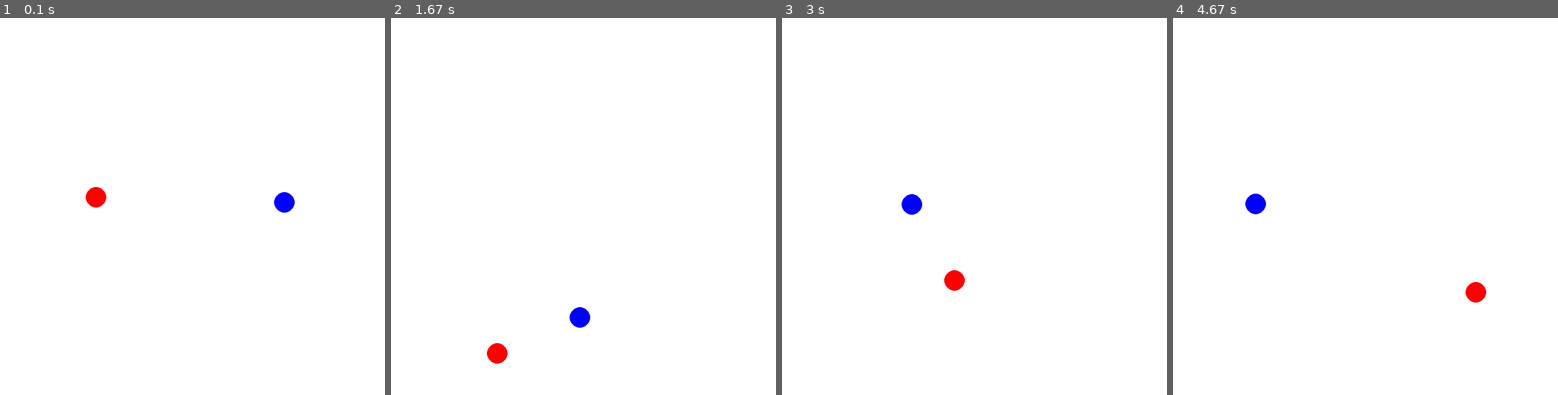
Above: before the commit, frames 1-4 (left to right).
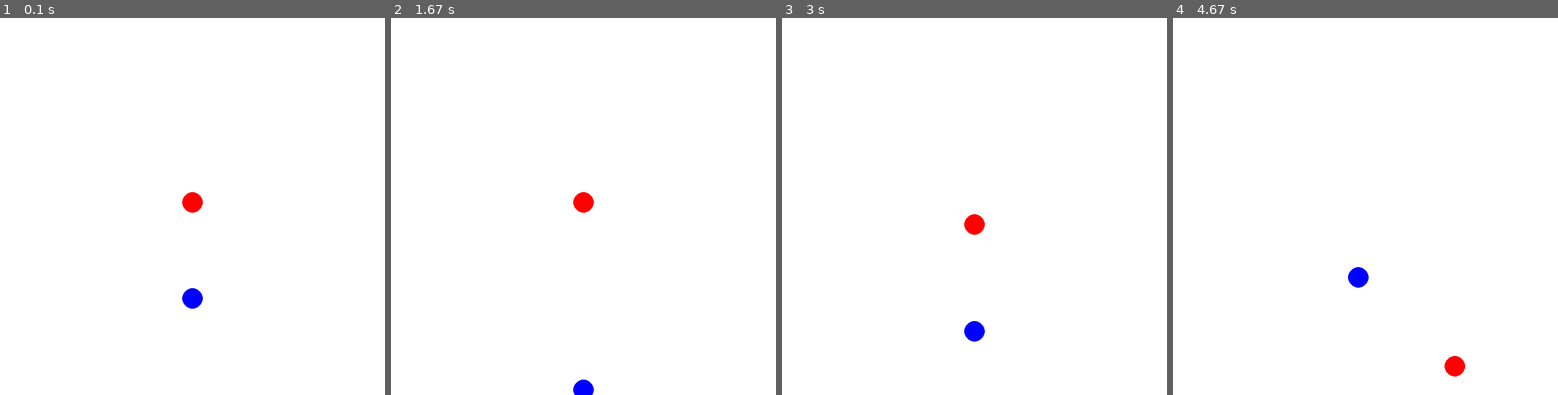
Above: after the commit, the same moments.

Repository: myhotchoc/Space-Simulator
Game: pygame game, started from Gravity Test v2.py
The game is run twice, just before and just after one commit, with the same random seed, the same clock (stepped at 60 frames per second) and the same inputs.
Inputs:
- Up to frame 1 (0.1 s): no input
- Up to frame 2 (1.67 s): no input
- Up to frame 3 (3 s): no input
- Up to frame 4 (4.67 s): no input

The runs differ from the first frame. In frame 1, 0.9% of the frame differs, in the area x 22-77%, y 44-78%; in frame 2, 0.9%; in frame 3, 0.9%; in frame 4, 0.9%.

Commit message:
Update Gravity Test v2.py

Diff:
--- a/Gravity Test v2.py
+++ b/Gravity Test v2.py
@@ -14,7 +14,7 @@
 
 ## Resolves vector into x and y components, returns (x, y) for <magnitude, angle>
 def resolve(mag, t):
-    return (mag * math.sin(t), mag * math.cos(t))
+    return (mag * math.cos(t), mag * math.sin(t))
 
 ## Class for body
 class Body(object):
@@ -93,7 +93,7 @@
 
     ## Change position of body
     def changePos(self, s):
-        self.pos = (int(s[0]), int(s[1]))
+        self.pos = (int(s[1]), int(s[0]))
 
 ## Setting window size, defining screen
 win_size = (750, 750)
@@ -110,8 +110,8 @@
 
 ## Body(mass, u(mag,dir), pos(x,y), col(rgb))
 ## Defining 2 bodies
-body1 = Body(50, (2, math.pi), (int(win_size[1]/4), int(win_size[1]/2)), (255,0,0))
-body2 = Body(100, (-2, math.pi/2), (int(3*win_size[1]/4), int(win_size[1]/2)), (0,0,255))
+body1 = Body(100, (0, 0), (int(win_size[1]/2), int(win_size[1]/2)), (255,0,0))
+body2 = Body(10, (0, 0), (int(3*win_size[1]/4), int(win_size[1]/2)), (0,0,255))
 
 ## Window runtime loop
 win_loop = True
